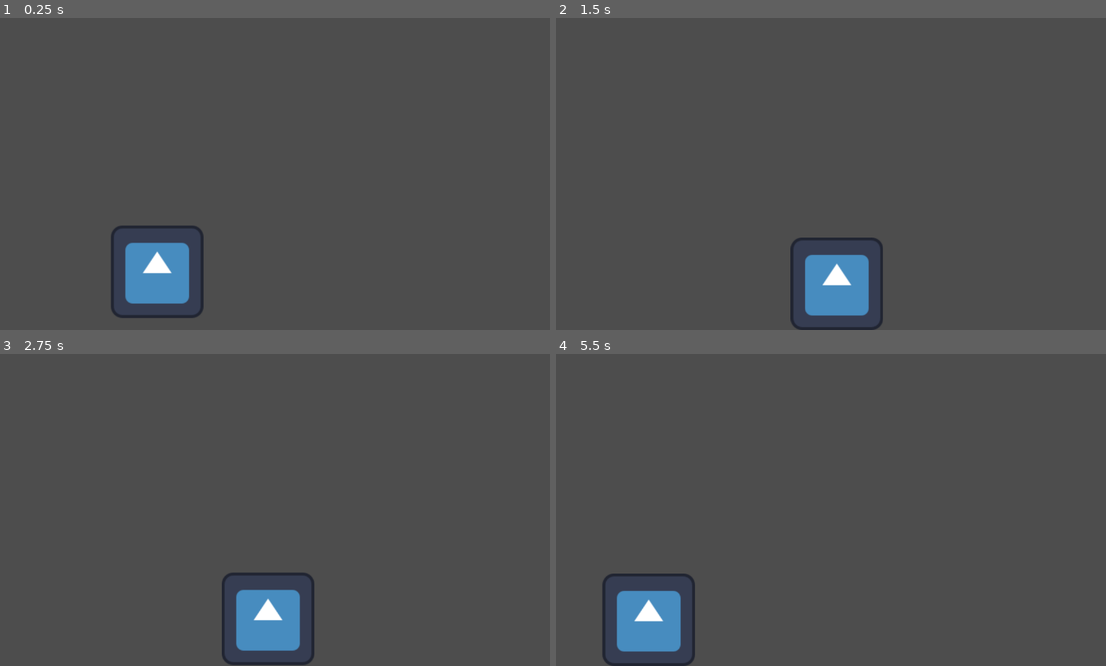
Above: before the commit, frames 1-4 (two rows, left to right).
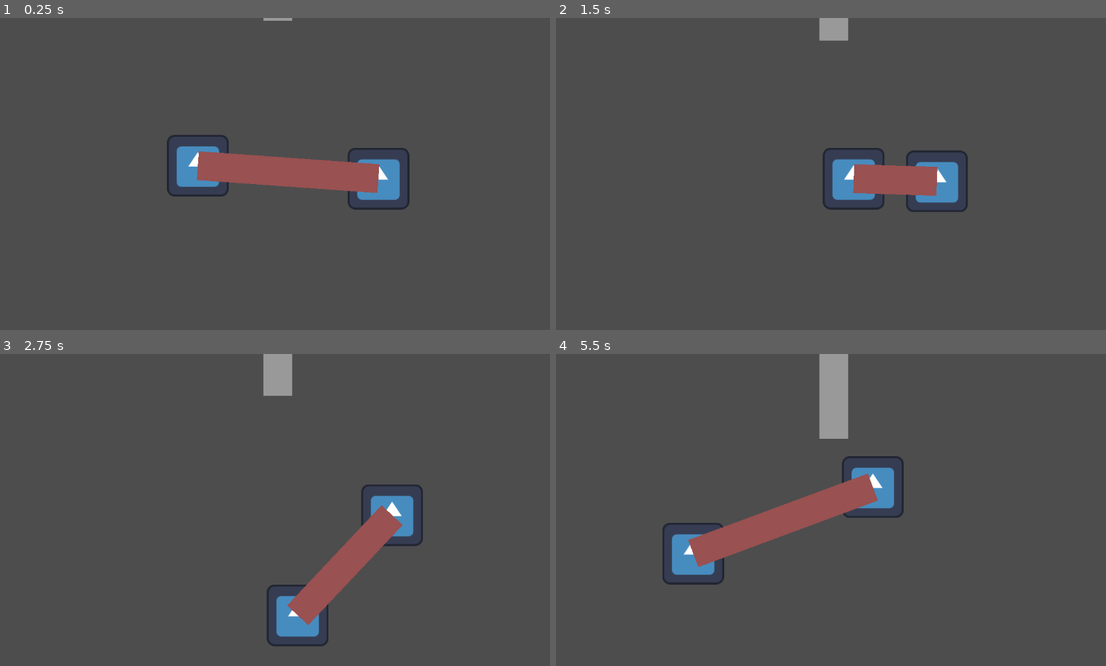
Above: after the commit, the same moments.

Repository: rileylyman/multiplayer-game
Game: Godot game, scene res://scenes/tug.tscn
Same seed, same stepped clock (60 frames per second), same inputs: the game is played once before the commit and once after it. Before the commit the project starts from res://scenes/eat.tscn. The engine's default icon, where the game draws it, is replaced by a stand-in: a white triangle on a blue panel in a dark square.
Inputs:
- Up to frame 1 (0.25 s): no input
- Up to frame 2 (1.5 s): hold D (move_right) 0.53-1.28 s; tap C (button1) at 0.6 s; tap V (button2) at 0.8, 1.35 s; hold S (move_down) from 1.28 s (still down)
- Up to frame 3 (2.75 s): tap C (button1) at 1.55, 2.1 s; release S (move_down) at 2.03 s; hold D (move_right) from 2.03 s (still down); tap V (button2) at 2.3 s
- Up to frame 4 (5.5 s): release D (move_right) at 2.78 s; hold W (move_up) 2.78-3.53 s; tap V (button2) at 2.85, 3.8, 4.35, 5.3 s; tap C (button1) at 3.05, 3.6, 4.55, 5.1 s; hold A (move_left) 3.53-5.03 s; hold S (move_down) from 5.03 s (still down)

The runs differ from the first frame. In frame 1, 7.9% of the frame differs, in the area x 20-75%, y 0-97%; in frame 2, 6.5%; in frame 3, 6.5%; in frame 4, 9.4%, in the area x 8-64%, y 0-100%.

Commit message:
first proto of tug

Diff:
--- a/project.godot
+++ b/project.godot
@@ -11,13 +11,14 @@
 [application]
 
 config/name="multiplayer-game"
-run/main_scene="uid://c76wfctdq3km"
+run/main_scene="uid://di7okftxl6jka"
 config/features=PackedStringArray("4.5", "GL Compatibility")
 config/icon="res://icon.svg"
 
 [autoload]
 
 Utils="*res://scripts/utils.gd"
+GameManager="*res://scripts/game_manager.gd"
 
 [input]
 
--- /dev/null
+++ b/scenes/time_tracker.tscn
@@ -0,0 +1,26 @@
+[gd_scene load_steps=2 format=3 uid="uid://bu135ud83jfn3"]
+
+[ext_resource type="Script" uid="uid://ccselprqg5fwf" path="res://scripts/time_tracker.gd" id="1_m6ma0"]
+
+[node name="TimeTracker" type="Control"]
+layout_mode = 3
+anchors_preset = 15
+anchor_right = 1.0
+anchor_bottom = 1.0
+grow_horizontal = 2
+grow_vertical = 2
+script = ExtResource("1_m6ma0")
+
+[node name="Bg" type="ColorRect" parent="."]
+custom_minimum_size = Vector2(0, 30)
+layout_mode = 1
+anchors_preset = 10
+anchor_right = 1.0
+grow_horizontal = 2
+color = Color(0, 0, 0, 1)
+
+[node name="Fg" type="ColorRect" parent="."]
+custom_minimum_size = Vector2(565.355, 30)
+layout_mode = 1
+offset_bottom = 30.0
+color = Color(0.91, 0.91, 0.91, 1)
--- a/scenes/tug.tscn
+++ b/scenes/tug.tscn
@@ -1,9 +1,17 @@
-[gd_scene load_steps=4 format=3 uid="uid://di7okftxl6jka"]
+[gd_scene load_steps=8 format=3 uid="uid://di7okftxl6jka"]
 
 [ext_resource type="PackedScene" uid="uid://dvpj11elmui3x" path="res://scenes/tug_player.tscn" id="1_jnwth"]
 [ext_resource type="Texture2D" uid="uid://boa41jola0tk0" path="res://icon.svg" id="2_juwlg"]
+[ext_resource type="Script" uid="uid://6b2nhc0pya2" path="res://scripts/chainsaw.gd" id="3_o7iot"]
+[ext_resource type="PackedScene" uid="uid://bu135ud83jfn3" path="res://scenes/time_tracker.tscn" id="4_88seb"]
 
 [sub_resource type="RectangleShape2D" id="RectangleShape2D_mkwhn"]
+
+[sub_resource type="RectangleShape2D" id="RectangleShape2D_swbcm"]
+size = Vector2(60, 0)
+
+[sub_resource type="SegmentShape2D" id="SegmentShape2D_88seb"]
+b = Vector2(0, 1000)
 
 [node name="Node2D" type="Node2D"]
 
@@ -12,16 +20,21 @@
 
 [node name="TugPlayer" parent="." node_paths=PackedStringArray("other_player") instance=ExtResource("1_jnwth")]
 position = Vector2(-200, 0)
+collision_mask = 5
 other_player = NodePath("../TugPlayer2")
 
 [node name="TugPlayer2" parent="." node_paths=PackedStringArray("other_player") instance=ExtResource("1_jnwth")]
 position = Vector2(200, 0)
+collision_layer = 2
+collision_mask = 6
 player = 1
 other_player = NodePath("../TugPlayer")
 
 [node name="Trophy" type="RigidBody2D" parent="."]
 unique_name_in_owner = true
 visible = false
+collision_layer = 0
+collision_mask = 0
 mass = 0.1
 gravity_scale = 0.0
 linear_damp = 4.0
@@ -33,3 +46,38 @@
 
 [node name="CollisionShape2D" type="CollisionShape2D" parent="Trophy"]
 shape = SubResource("RectangleShape2D_mkwhn")
+
+[node name="Chainsaw" type="Area2D" parent="."]
+position = Vector2(0, -326)
+collision_layer = 4
+collision_mask = 7
+script = ExtResource("3_o7iot")
+
+[node name="CollisionShape2D" type="CollisionShape2D" parent="Chainsaw"]
+shape = SubResource("RectangleShape2D_swbcm")
+
+[node name="SpriteContainer" type="Node2D" parent="Chainsaw"]
+
+[node name="Polygon2D" type="Polygon2D" parent="Chainsaw/SpriteContainer"]
+position = Vector2(0, 30)
+color = Color(0.6, 0.6, 0.6, 1)
+polygon = PackedVector2Array(-30, -30, 30, -30, 30, 30, -30, 30)
+
+[node name="BarrierLeft" type="StaticBody2D" parent="."]
+position = Vector2(-100, -350)
+collision_layer = 2
+collision_mask = 2
+
+[node name="CollisionShape2D" type="CollisionShape2D" parent="BarrierLeft"]
+shape = SubResource("SegmentShape2D_88seb")
+
+[node name="BarrierRight" type="StaticBody2D" parent="."]
+position = Vector2(100, -350)
+
+[node name="CollisionShape2D" type="CollisionShape2D" parent="BarrierRight"]
+shape = SubResource("SegmentShape2D_88seb")
+
+[node name="CanvasLayer" type="CanvasLayer" parent="."]
+visible = false
+
+[node name="TimeTracker" parent="CanvasLayer" instance=ExtResource("4_88seb")]
--- a/scenes/tug_player.tscn
+++ b/scenes/tug_player.tscn
@@ -1,14 +1,40 @@
-[gd_scene load_steps=3 format=3 uid="uid://dvpj11elmui3x"]
+[gd_scene load_steps=6 format=3 uid="uid://dvpj11elmui3x"]
 
 [ext_resource type="Script" uid="uid://fr0wjcw4av83" path="res://scripts/tug_player.gd" id="1_7wpad"]
 [ext_resource type="Texture2D" uid="uid://boa41jola0tk0" path="res://icon.svg" id="2_nox0v"]
+[ext_resource type="Script" uid="uid://b18r15oxhkuxa" path="res://scripts/arm_container.gd" id="3_nox0v"]
+
+[sub_resource type="RectangleShape2D" id="RectangleShape2D_7wpad"]
+size = Vector2(117, 121)
+
+[sub_resource type="RectangleShape2D" id="RectangleShape2D_nox0v"]
+size = Vector2(60, 60)
 
 [node name="TugPlayer" type="RigidBody2D"]
 mass = 0.1
 gravity_scale = 0.0
+lock_rotation = true
 linear_damp = 4.0
 script = ExtResource("1_7wpad")
 metadata/_edit_group_ = true
 
 [node name="Sprite2D" type="Sprite2D" parent="."]
 texture = ExtResource("2_nox0v")
+
+[node name="CollisionShape2D" type="CollisionShape2D" parent="."]
+position = Vector2(0.5, 0.5)
+shape = SubResource("RectangleShape2D_7wpad")
+
+[node name="ArmContainer" type="Area2D" parent="."]
+collision_layer = 4
+collision_mask = 4
+script = ExtResource("3_nox0v")
+
+[node name="Polygon2D" type="Polygon2D" parent="ArmContainer"]
+position = Vector2(0, 30)
+color = Color(0.6, 0.318, 0.318, 1)
+polygon = PackedVector2Array(-30, -30, 30, -30, 30, 30, -30, 30)
+
+[node name="CollisionShape2D" type="CollisionShape2D" parent="ArmContainer"]
+position = Vector2(0, 30)
+shape = SubResource("RectangleShape2D_nox0v")
--- /dev/null
+++ b/scripts/arm_container.gd
@@ -0,0 +1,33 @@
+class_name ArmContainer extends Area2D
+
+@onready var chainsaw: Chainsaw = $"/root/Node2D/Chainsaw"
+
+var target := Vector2.ZERO
+
+@onready var _base_height := 60.0
+@onready var _original_dir = Vector2.RIGHT if global_position.x < 0 else Vector2.LEFT
+var _desired_height := -1.0
+
+func player_hit(is_self: bool) -> void:
+    if is_self:
+        queue_free()
+    else:
+        _desired_height = get_parent().rope_len
+
+func _ready() -> void:
+    area_entered.connect(func(area):
+        if area == chainsaw:
+            if _desired_height < 0:
+                _desired_height = (chainsaw.get_front_position() - global_position).length()
+            GameManager.tug_over = true
+    )
+
+func _process(_delta: float) -> void:
+    if not GameManager.tug_over:
+        rotation = Vector2.DOWN.angle_to((target - global_position).normalized())
+    else:
+        rotation = Vector2.DOWN.angle_to(_original_dir)
+    if _desired_height > 0:
+        scale.y = _desired_height / _base_height
+    else:
+        scale.y = (target - global_position).length() / _base_height
--- /dev/null
+++ b/scripts/chainsaw.gd
@@ -0,0 +1,29 @@
+class_name Chainsaw extends Area2D
+
+@onready var sprite_container: Node2D = $SpriteContainer
+@onready var collision_shape: CollisionShape2D = $CollisionShape2D
+@onready var _sprite_height := 60.0
+@onready var _screen_height := Utils.wssr().size.y
+@onready var player1: RigidBody2D = $"/root/Node2D/TugPlayer"
+@onready var player2: RigidBody2D = $"/root/Node2D/TugPlayer2"
+
+
+var _curr_time_s := 0.0
+
+func _ready() -> void:
+    body_entered.connect(func(body):
+        if GameManager.tug_over or (body != player1 and body != player2):
+            return
+
+        GameManager.tug_over = true
+        player1.chainsaw_hit(body == player1)
+        player2.chainsaw_hit(body == player2)
+    )
+
+func _process(delta: float) -> void:
+    _curr_time_s += delta
+    sprite_container.scale.y = _screen_height / _sprite_height * _curr_time_s / GameManager.round_length_s
+    collision_shape.shape.size.y = 2.0 * _screen_height * _curr_time_s / GameManager.round_length_s
+
+func get_front_position() -> Vector2:
+    return Vector2(global_position.x, global_position.y + _sprite_height * sprite_container.scale.y)
--- /dev/null
+++ b/scripts/game_manager.gd
@@ -0,0 +1,5 @@
+extends Node
+
+var round_length_s := 20.0
+
+var tug_over := false
--- /dev/null
+++ b/scripts/time_tracker.gd
@@ -0,0 +1,11 @@
+extends Control
+
+
+@onready var total_time_s := GameManager.round_length_s
+@onready var fore: ColorRect = $Fg
+
+var time_s := 0.0
+
+func _process(delta: float) -> void:
+    time_s += delta
+    fore.custom_minimum_size.x = get_viewport_rect().size.x * (1 - time_s / total_time_s)
--- a/scripts/tug_player.gd
+++ b/scripts/tug_player.gd
@@ -12,53 +12,55 @@
 @onready var trophy: RigidBody2D = %Trophy
 @onready var sprite: Sprite2D = $Sprite2D
 @onready var _curr_rand_factor := randf_range(rand_factor_min, rand_factor_max)
+@onready var _arm_container: ArmContainer = $ArmContainer
 
-var _should_burst := false
+var need_back_burst := false
 
 var _rand_factor_dir := 1
-var _curr_spam := 1.0
 
 func _ready() -> void:
     _periodic_random_impulse()
 
 func _periodic_random_impulse() -> void:
-    while true:
-        await get_tree().create_timer(randf_range(2.0, 3.0)).timeout
+    while not GameManager.tug_over:
         var impulse = 0.25 * move_force * Vector2(randf_range(-1, 1), randf_range(-1, 1))
         apply_central_impulse(impulse)
+        await get_tree().create_timer(randf_range(2.0, 3.0)).timeout
 
-func _draw() -> void:
-    if player == Utils.PlayerType.PLAYER_1:
-        draw_line(Vector2.ZERO, to_local(other_player.global_position), Color.WHITE, 16.0)
+func chainsaw_hit(is_self: bool) -> void:
+    need_back_burst = is_self
+    _arm_container.player_hit(is_self)
 
 func _process(delta: float) -> void:
-    _curr_spam = max(1.0, _curr_spam - spam_inc * delta * 5.0)
-    if Utils.is_player_action_just_pressed("button1", player):
-        _curr_spam += spam_inc
-
-    if Utils.is_player_action_just_pressed("button2", player):
-        _should_burst = true
-
     _curr_rand_factor += _rand_factor_dir * delta * (rand_factor_max - rand_factor_min) / rand_factor_period
     if _curr_rand_factor > rand_factor_max or _curr_rand_factor < rand_factor_min:
         _rand_factor_dir *= -1
 
-    queue_redraw()
+    if not GameManager.tug_over:
+        _arm_container.target = other_player.global_position
 
 func _physics_process(_delta: float) -> void:
     var move_vector = _get_move_vector(player)
     apply_central_force(move_vector * move_force)
-    if _should_burst:
-        _should_burst = false
-        apply_central_impulse(move_vector * move_force * 0.25)
+    if Utils.is_player_action_just_pressed("button1", player) or Utils.is_player_action_just_pressed("button2", player):
+        var d = move_vector
+        if d.length() == 0:
+            d = -_get_trophy_vector().normalized()
+
+        apply_central_impulse(d * move_force * 0.25)
+
+    if need_back_burst:
+        print("applying burst to ", player)
+        apply_central_impulse((Vector2.LEFT if player == Utils.PlayerType.PLAYER_1 else Vector2.RIGHT) * move_force * 2)
+        need_back_burst = false
+
     _clamp_pos_to_screen()
 
     var to_other = other_player.global_position - global_position
-    if to_other.length() > rope_len:
+    if not GameManager.tug_over and to_other.length() > rope_len:
         var force = - to_other.normalized() * move_force
         force *= 0.25 * (to_other.length() - rope_len)
         force *= _curr_rand_factor
-        force *= _curr_spam
         other_player.apply_central_force(force)
 
 func _clamp_pos_to_screen() -> void:
Not shown, added: scripts/arm_container.gd.uid
Not shown, added: scripts/chainsaw.gd.uid
Not shown, added: scripts/game_manager.gd.uid
Not shown, added: scripts/time_tracker.gd.uid
